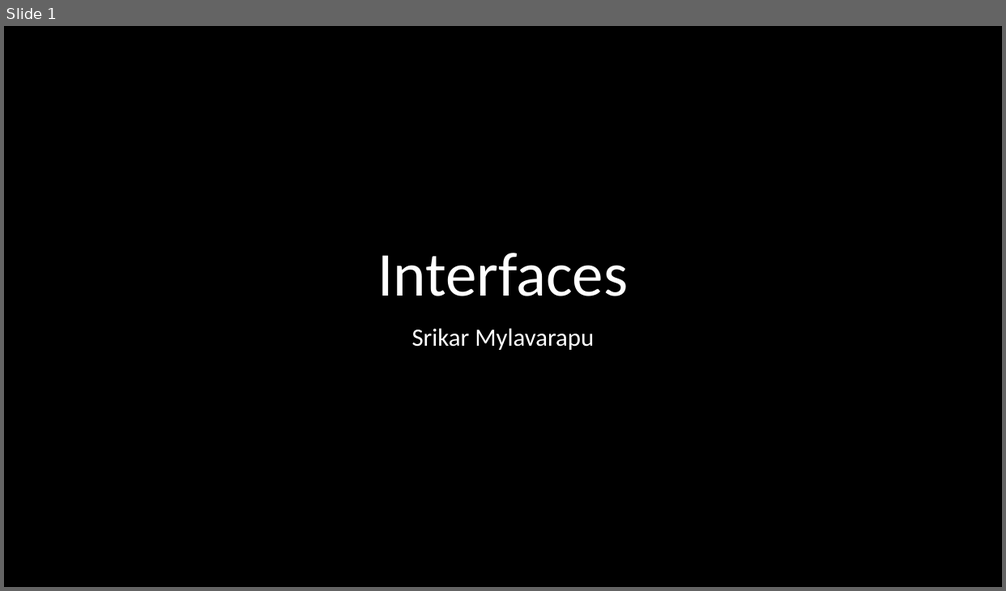
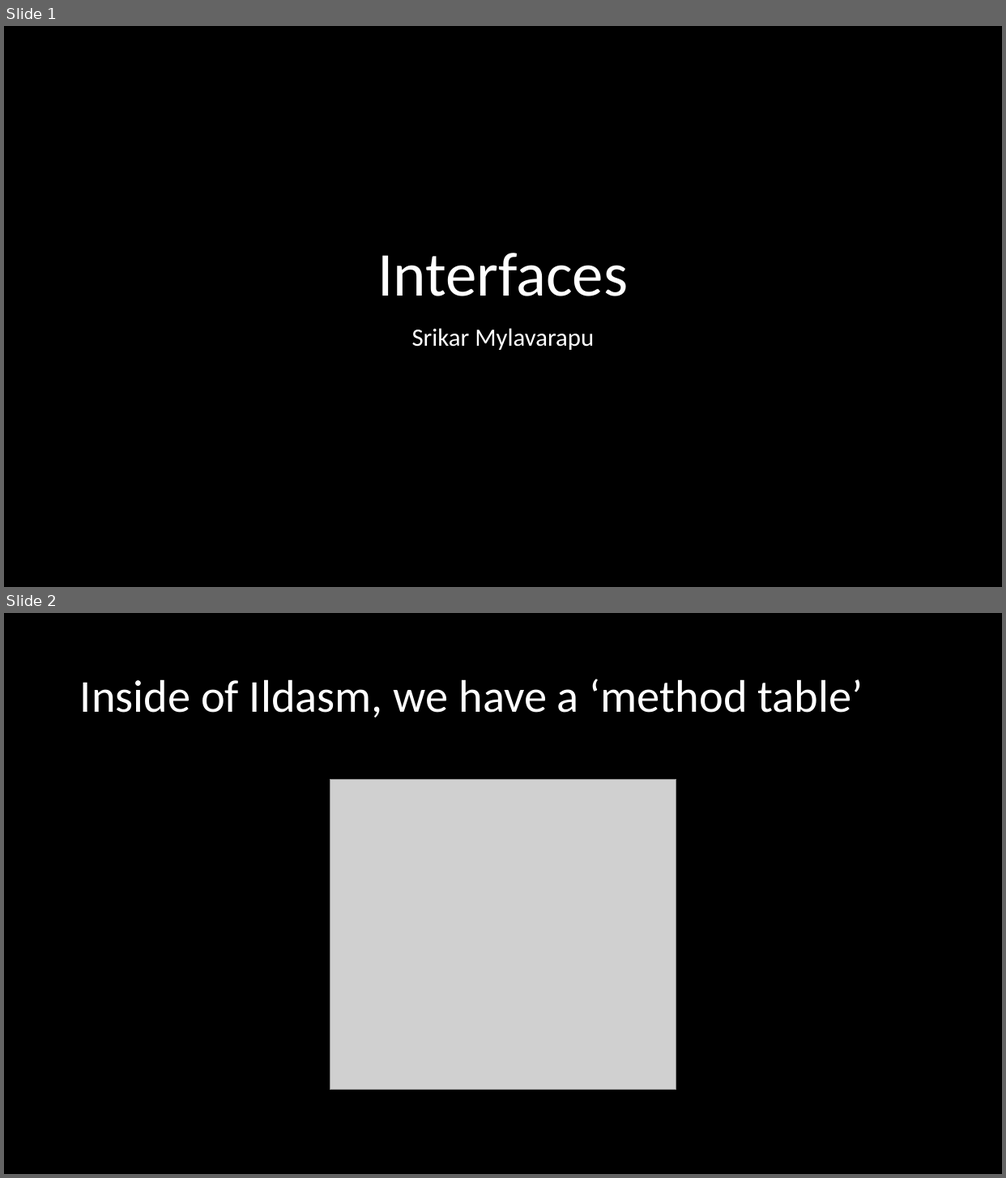
Before and after one commit to microsoft/Flash_University, a slide deck: CLR_via_CSharp/CH13_Interfaces/Interfaces.pptx. Shown one above the other, each under a label of ours: slide 1 before the commit, slides 1 and 2 after it. The pictures are 1006x591 and 1006x1178 pixels, drawn with LibreOffice and Linux fonts; fonts in the diff are those of the drawing; grey boxes stand for pictures. Boxes give left, top, right and bottom in pixels: in the first picture for what was removed or moved away, otherwise in the second. Text is boxed around its words. In the diff, an @@ line names an element or a change of style, - is before the commit and + after.

```diff
--- a/CLR_via_CSharp/CH13_Interfaces/Interfaces.pptx
+++ b/CLR_via_CSharp/CH13_Interfaces/Interfaces.pptx
@@ slide 2 added at [4, 613, 1002, 1174], background #000000 @@
@@ title added at [80, 679, 863, 717], 44 pt, text #FFFFFF @@
+Inside of Ildasm, we have a ‘method table’
@@ picture added at [330, 779, 676, 1090] @@
```
Also in this commit, not shown: 1 other slide added, 4 other files.
